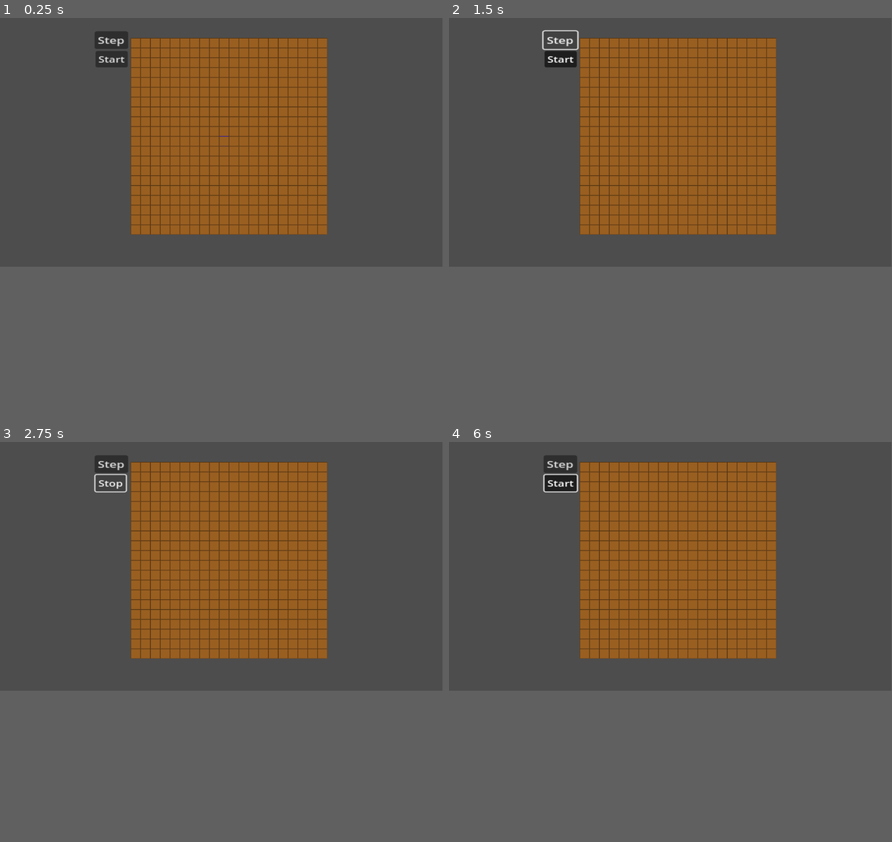
Above: before the commit, frames 1-4 (two rows, left to right).
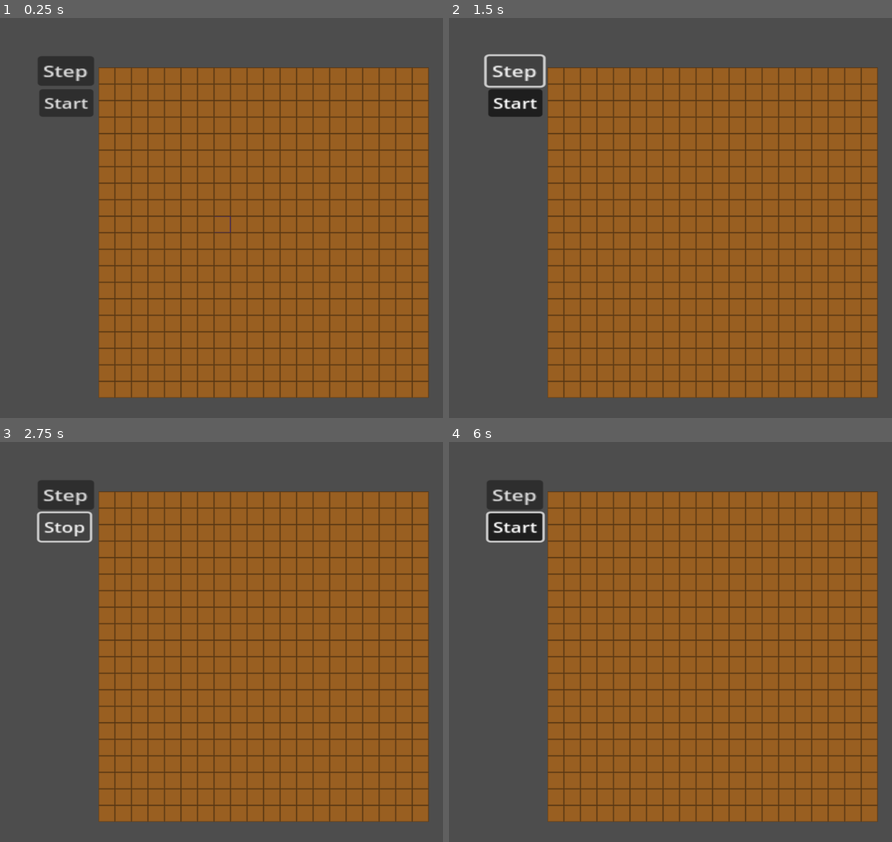
Above: after the commit, the same moments.

Repository: CMillsWork/Ecological-Succession
Game: Godot game, scene res://main.tscn
The game is run twice, just before and just after one commit, with the same random seed, the same clock (stepped at 60 frames per second) and the same inputs.
Inputs:
- Up to frame 1 (0.25 s): no input
- Up to frame 2 (1.5 s): click "Start" at 0.5 s; click "Step" at 1.25 s
- Up to frame 3 (2.75 s): click "Start" at 2 s
- Up to frame 4 (6 s): click "Stop" at 2.75 s; click "Step" at 3.5 s; click "Step" at 4.25 s; click "Start" at 5 s; click "Stop" at 5.75 s
In our replay, the window is 799x449 before the commit and 800x722 after it. These sizes can differ from the game's own. Grey fills any space a smaller window leaves; there, only what the larger window draws over its background counts as a difference.

The runs differ from the first frame. In frame 1, 46% of the frame differs, in the area x 0-100%, y 0-100%; in frame 2, 45%; in frame 3, 45%; in frame 4, 46%.

Commit message:
Added exported versions of prototype project. Might remove and add to .gitignore later.

Diff:
--- a/main.gd
+++ b/main.gd
@@ -17,6 +17,8 @@
 
 # Called when the node enters the scene tree for the first time.
 func _ready():
+
+
 	for x in gridSize:
 		cells.append([])
 		operations.append([])
@@ -109,19 +111,6 @@
 			adjust_shade(mouse_position.x,mouse_position.y,1)
 			cells[mouse_position.x][mouse_position.y].die()
 
-	if Input.is_action_pressed('mouse_middle'):
-		var mouse_position = tileMap.local_to_map(get_global_mouse_position())
-		if mouse_position.x >= 0 && mouse_position.x < gridSize && mouse_position.y >= 0 && mouse_position.y < gridSize:
-			var target = cells[mouse_position.x][mouse_position.y]
-			print_debug('x=',mouse_position.x, ' y=', mouse_position.y)
-			print_debug('nitrates = ', target.nitrates, '; retained = ', target.retained_n)
-			print_debug('phosphates = ', target.phosphates, '; retained = ', target.retained_p)
-			print_debug('potassium = ', target.potassium, '; retained = ', target.retained_k)
-			print_debug('water = ', target.water)
-			print_debug('sunlight = ', target.sunlight)
-			print_debug('lives left = ', target.lifespan)
-
-
 func _on_step_button_pressed():
 	$Clock.one_shot = true
 	clock.start(0.01)
--- a/main.tscn
+++ b/main.tscn
@@ -44,9 +44,8 @@
 one_shot = true
 
 [node name="Camera2D" type="Camera2D" parent="."]
-position = Vector2(589, 679)
-scale = Vector2(0.446, 1)
-zoom = Vector2(0.4, 0.4)
+position = Vector2(477, 583)
+zoom = Vector2(0.6, 0.6)
 
 [node name="StepButton" type="Button" parent="."]
 offset_left = -235.0
--- a/project.godot
+++ b/project.godot
@@ -14,6 +14,11 @@
 run/main_scene="res://main.tscn"
 config/features=PackedStringArray("4.2", "Forward Plus")
 config/icon="res://icon.svg"
+
+[display]
+
+window/size/viewport_width=1030
+window/size/viewport_height=930
 
 [input]
 
Not shown, added: export/web/index.apple-touch-icon.png.import
Not shown, added: export/web/index.icon.png.import
Not shown, added: export/web/index.png.import
Not shown, added: export_presets.cfg
Not shown, added: Ecological Succession Prototype.zip
Not shown, added: export/web/Ecological Succession - 1211-13-06-2024.zip
Not shown, added: export/web/Ecological Succession 1228-13-06-2024.zip
Not shown, added: export/web/index.apple-touch-icon.png
Not shown, added: export/web/index.audio.worklet.js
Not shown, added: export/web/index.html
Not shown, added: export/web/index.icon.png
Not shown, added: export/web/index.js
(and 5 more such lines)
